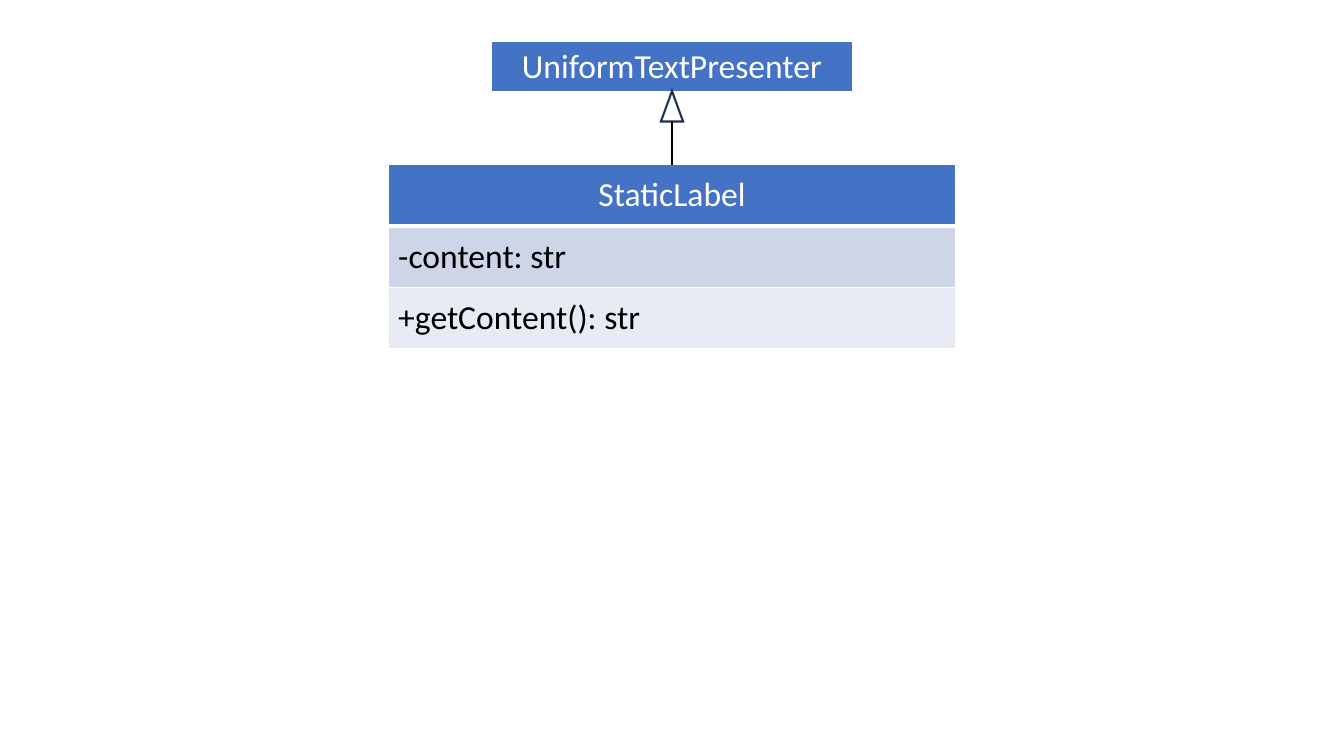
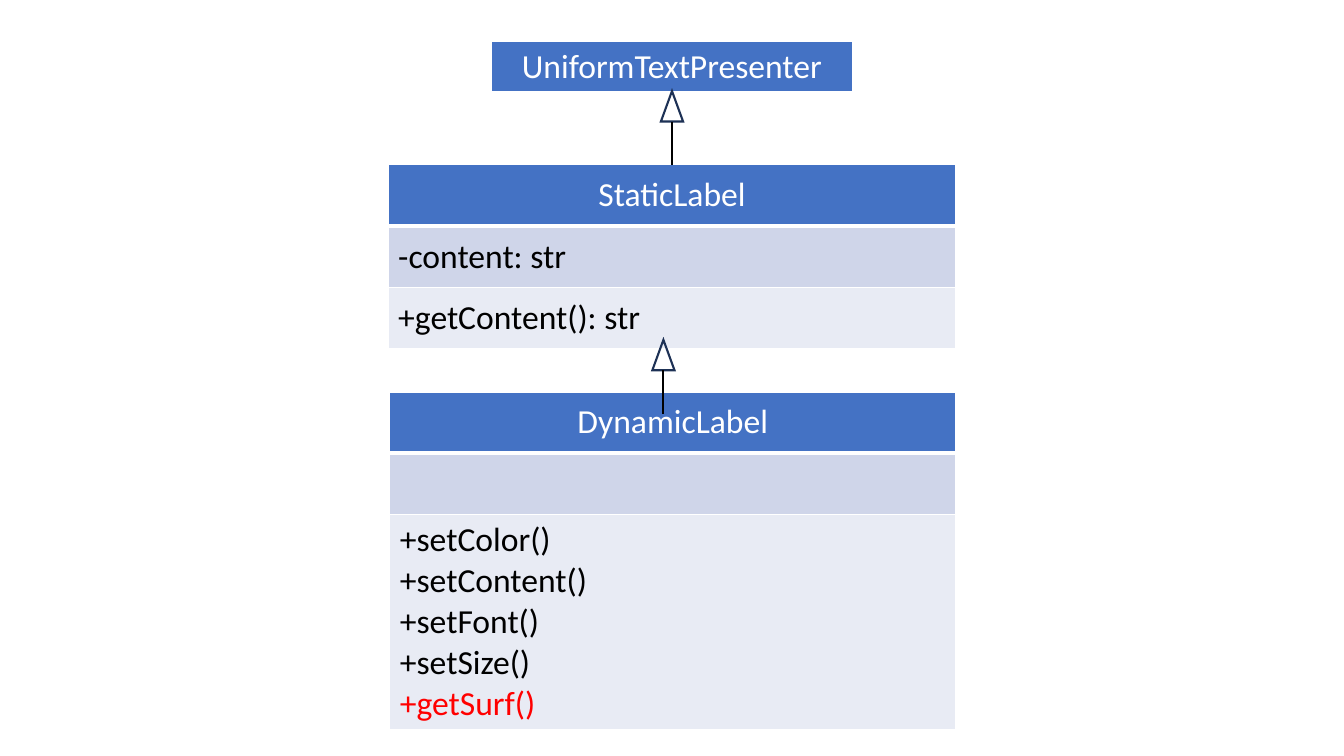
Before and after one commit to wertolf/vocabulary-builder, a slide deck: slide 6 of documentation/diagrams.pptx. Drawn at 1344x756 pixels with LibreOffice and Linux fonts; fonts in the diff are those of the drawing. Boxes give left, top, right and bottom in pixels: in the first picture for what was removed or moved away, otherwise in the second. Text is boxed around its words. In the diff, an @@ line names an element or a change of style, - is before the commit and + after.

```diff
--- a/documentation/diagrams.pptx
+++ b/documentation/diagrams.pptx
@@ triangle added at <box>652,340,675,370</box>, outline #1E3256 1.5 pt @@
@@ line added from (663, 370) to (663, 413), #000000 1.5 pt @@
@@ table added at <box>390,392,957,727</box>, 3 rows, 1 columns @@
+DynamicLabel
+
++setColor() / +setContent() / +setFont() / +setSize() / +getSurf()
```
Also in this commit, not shown: 2 slides added, 1 slide removed, 9 other files.
